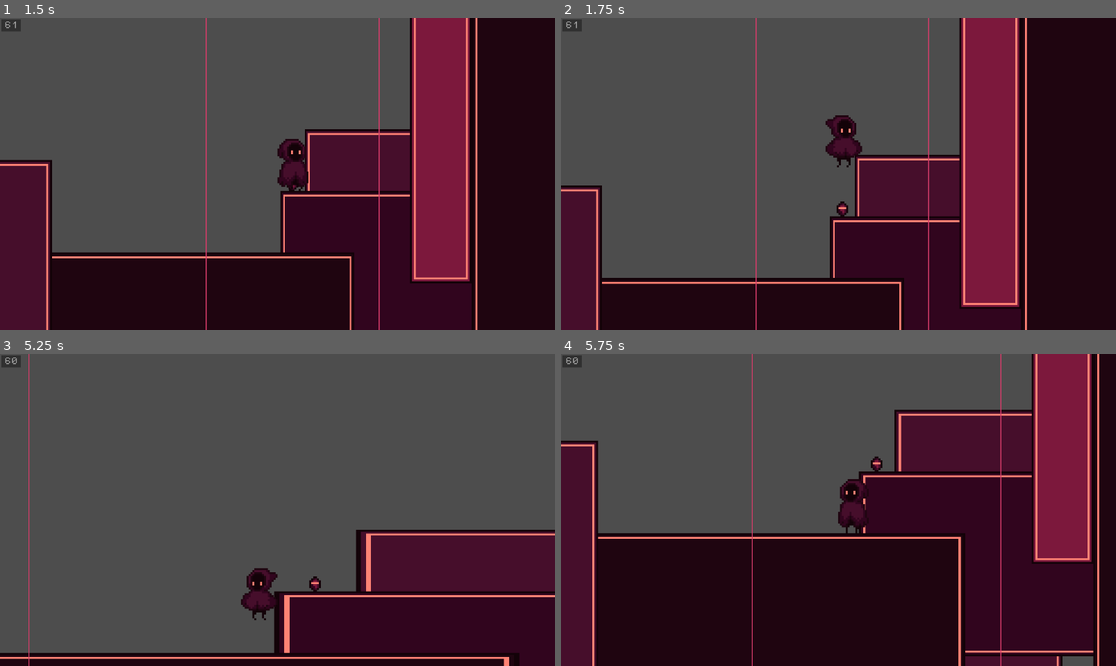
Above: before the commit, frames 1-4 (two rows, left to right).
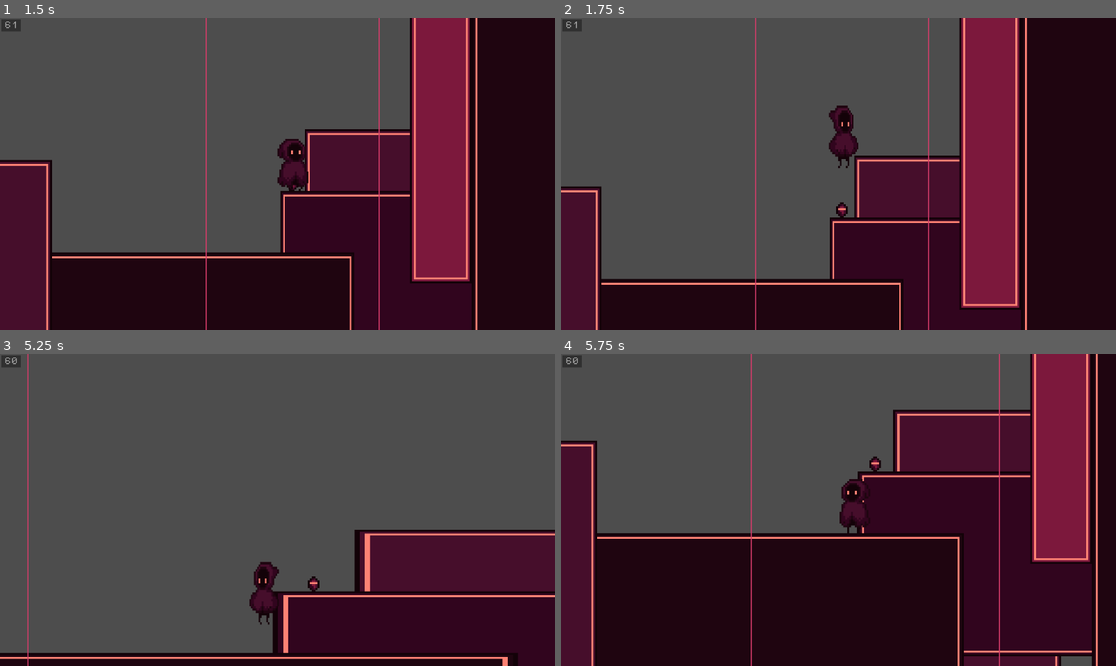
Above: after the commit, the same moments.

Repository: SuperDuperOrganisationsname/gmtk2024
Game: Godot game, scene res://scenes/game.tscn
Same seed, same stepped clock (60 frames per second), same inputs: the game is played once before the commit and once after it.
Inputs:
- Up to frame 1 (1.5 s): hold D (move_right) 0.53-1.28 s; tap J (attack) at 0.6 s; tap Space (jump) at 0.77 s; hold S (down) from 1.28 s (still down); tap H (shrink) at 1.35 s
- Up to frame 2 (1.75 s): keep holding S (down); tap Space (jump) at 1.52 s
- Up to frame 3 (5.25 s): release S (down) at 2.03 s; hold L (strech) 2.03-2.78 s; hold D (move_right) 2.03-3.53 s; tap / (swap_scale_mode) at 2.85 s; tap Space (jump) at 3.02, 3.77, 4.52 s; hold K (throw) 3.53-4.28 s; hold A (move_left) 3.53-5.03 s; tap R (toggle_scale_item) at 4.35 s; hold S (down) from 5.03 s (still down); tap U (undo_scale) at 5.1 s
- Up to frame 4 (5.75 s): keep holding S (down)

Frame 1 is identical in both runs. In frame 2, 2.6% of the frame differs, in the area x 0-83%, y 0-100%; in frame 3, 1.4%; in frame 4, 4.3%, in the area x 5-97%, y 0-100%.

Commit message:
made player stretch during fastfall

Diff:
--- a/scripts/player.gd
+++ b/scripts/player.gd
@@ -44,10 +44,14 @@
 	if not is_on_floor():
 		if Input.is_action_pressed("down"):
 			gravity_multiplier = 2.0
+			scale.x = 0.8
+			scale.y = 1.2
 		else:
 			gravity_multiplier = 1.0
+			scale = Vector2(1, 1)
 		velocity.y += gravity * delta * gravity_multiplier
 	else:
+		scale = Vector2(1, 1)
 		coyote_timer.start(coyote_time)
 		velocity.y = 0
 
